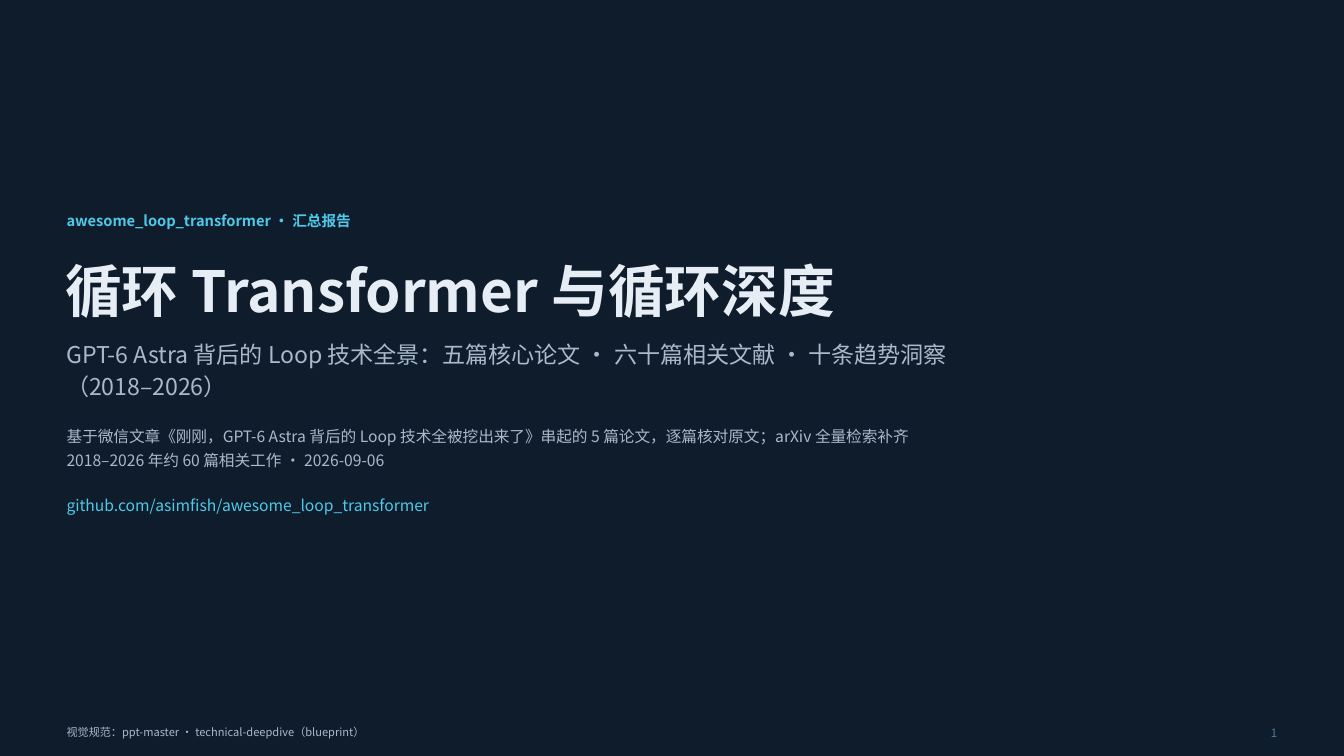
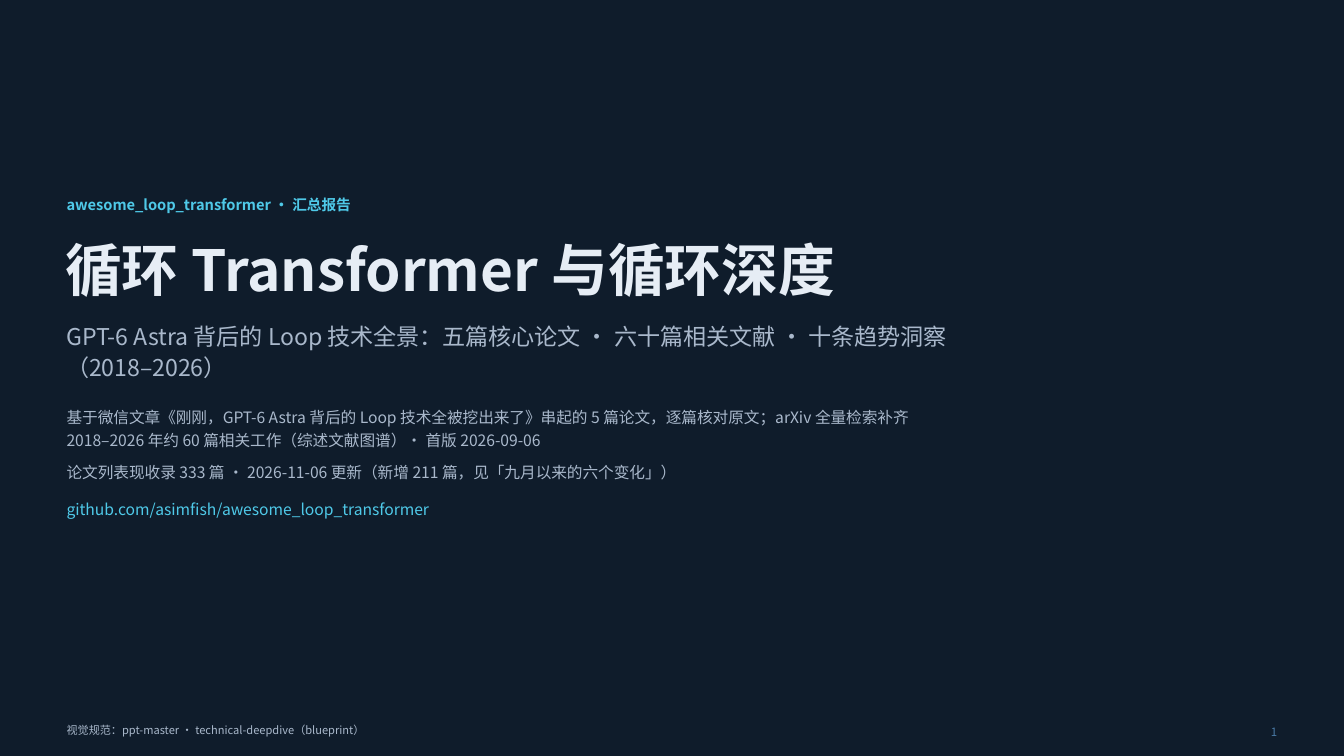
Before and after one commit to asimfish/awesome_loop_transformer, a slide deck: slide 1 of slides/pptx/awesome_loop_transformer_slides_zh.pptx. Drawn at 1344x756 pixels with LibreOffice and Linux fonts; fonts in the diff are those of the drawing. Boxes give left, top, right and bottom in pixels: in the first picture for what was removed or moved away, otherwise in the second. Text is boxed around its words. In the diff, an @@ line names an element or a change of style, - is before the commit and + after.

```diff
--- a/slides/pptx/awesome_loop_transformer_slides_zh.pptx
+++ b/slides/pptx/awesome_loop_transformer_slides_zh.pptx
@@ text "awesome_loop_transformer · 汇总报告": place and size @@
-text "awesome_loop_transformer · 汇总报告" at [67, 213, 350, 229]
+text "awesome_loop_transformer · 汇总报告" at [67, 197, 350, 213]
@@ text "循环 Transformer 与循环深度": place and size @@
-text "循环 Transformer 与循环深度" at [65, 263, 835, 318]
+text "循环 Transformer 与循环深度" at [65, 242, 835, 297]
@@ text "GPT-6 Astra 背后的 Loop 技术全景：五篇核心论文 ...": place and size @@
-text "GPT-6 Astra 背后的 Loop 技术全景：五篇核心论文 ..." at [66, 343, 947, 397]
+text "GPT-6 Astra 背后的 Loop 技术全景：五篇核心论文 ..." at [66, 325, 947, 378]
@@ text at [67, 410, 909, 448]: text changed @@
-基于微信文章《刚刚，GPT-6 Astra 背后的 Loop 技术全被挖出来了》串起的 5 篇论文，逐篇核对原文；arXiv 全量检索补齐
-2018–2026 年约 60 篇相关工作 · 2026-09-06
+基于微信文章《刚刚，GPT-6 Astra 背后的 Loop 技术全被挖出来了》串起的 5 篇论文，逐篇核对原文；arXiv 全量检索补齐
+2018–2026 年约 60 篇相关工作（综述文献图谱）· 首版 2026-09-06
@@ text added at [67, 465, 676, 480], 11.2 pt, text #A9B8CB @@
+论文列表现收录 333 篇 · 2026-11-06 更新（新增 211 篇，见「九月以来的六个变化」）
@@ text "github.com/asimfish/awesome_loop_transformer": place and size @@
-text "github.com/asimfish/awesome_loop_transformer" at [67, 498, 430, 515]
+text "github.com/asimfish/awesome_loop_transformer" at [67, 502, 430, 519]
```
Also in this commit, not shown: 18 other slides changed, 1 slide added, 26 other files.
